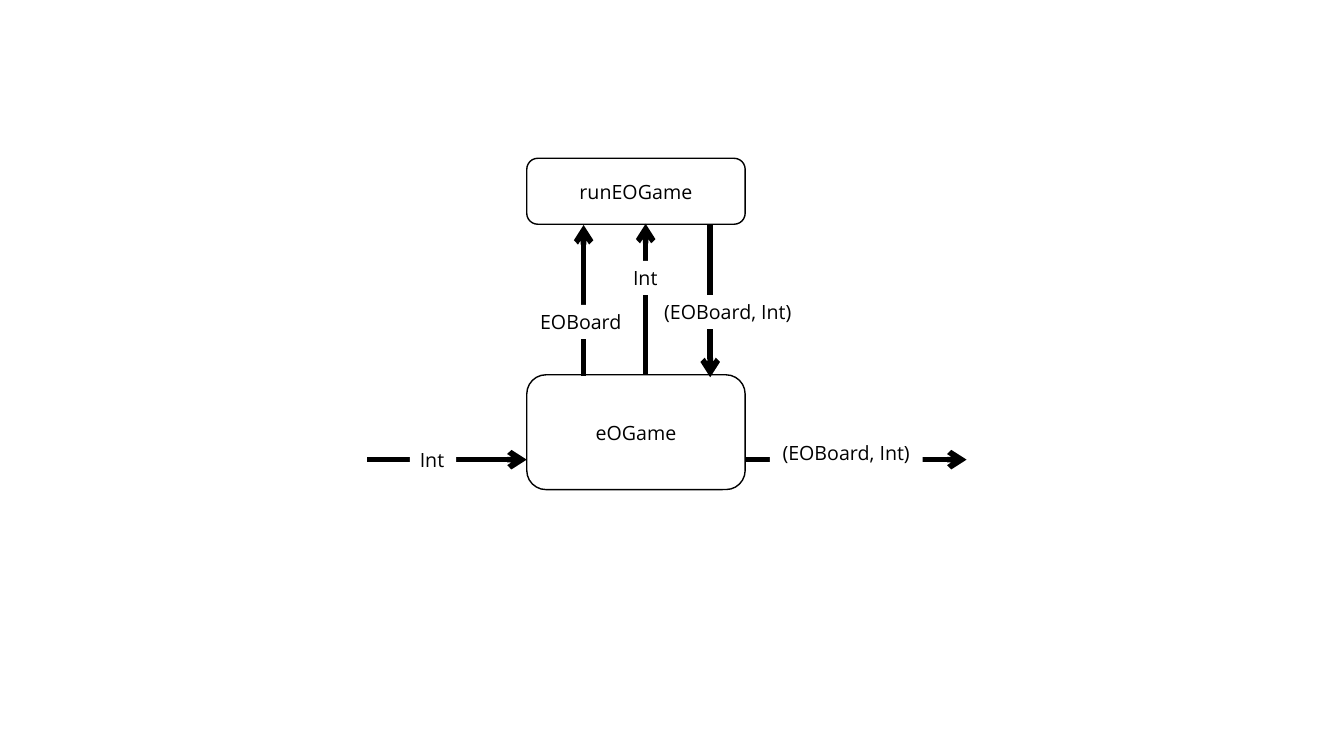
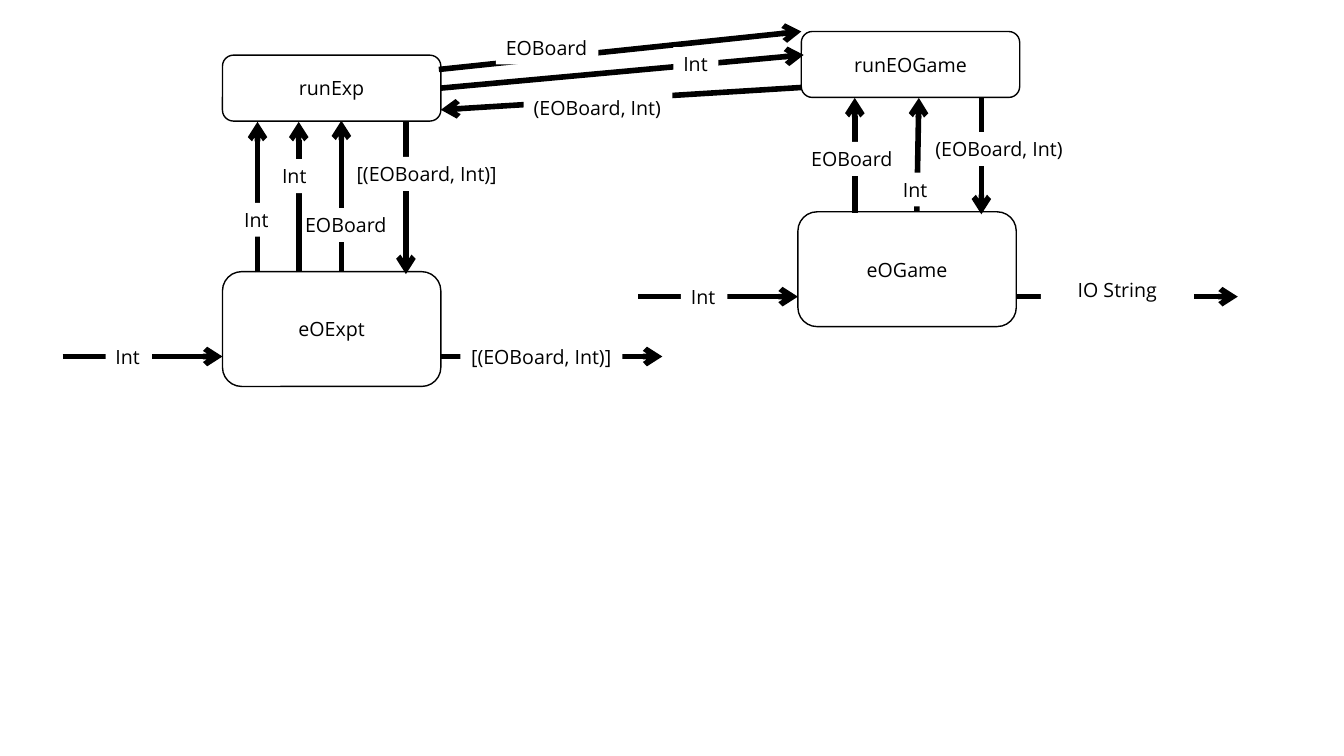
Before and after one commit to TheMattSykes/FunctionalProgrammingA3, a slide deck: slide 3 of Design.pptx. Drawn at 1344x756 pixels with LibreOffice and Linux fonts; fonts in the diff are those of the drawing. Boxes give left, top, right and bottom in pixels: in the first picture for what was removed or moved away, otherwise in the second. Text is boxed around its words. In the diff, an @@ line names an element or a change of style, - is before the commit and + after.

```diff
--- a/Design.pptx
+++ b/Design.pptx
@@ rounded rectangle added at (223, 55, 442, 121), fill #FFFFFF, outline #000000 1 pt, 14 pt, text #000000 @@
+runExp
@@ arrow added from (439, 70) to (802, 31), #000000 4 pt @@
@@ arrow added from (441, 88) to (804, 54), #000000 4 pt @@
@@ text added at (506, 40, 587, 56), 14 pt, text #000000 @@
+EOBoard
@@ rectangle added at (674, 47, 719, 82), fill #FFFFFF, 14 pt, text #000000 @@
+Int
@@ rounded rectangle "runEOGame": place and size @@
-rounded rectangle "runEOGame" at (527, 158, 746, 224)
+rounded rectangle "runEOGame" at (802, 31, 1020, 97)
@@ arrow added from (802, 88) to (441, 110), #000000 4 pt @@
@@ text added at (534, 100, 661, 118), 14 pt, text #000000 @@
+(EOBoard, Int)
@@ arrow moved from (584, 376) - (584, 225) to (855, 213) - (855, 98) @@
@@ arrow moved from (646, 374) - (646, 224) to (918, 212) - (920, 98) @@
@@ arrow moved from (711, 225) - (711, 377) to (982, 98) - (982, 215) @@
@@ arrow added from (258, 272) to (258, 122), #000000 4 pt @@
@@ arrow added from (298, 272) to (298, 122), #000000 4 pt @@
@@ arrow added from (342, 271) to (342, 121), #000000 4 pt @@
@@ arrow added from (406, 122) to (406, 274), #000000 4 pt @@
@@ text "EOBoard": place and size @@
-text "EOBoard" at (540, 314, 621, 330)
+text "EOBoard" at (811, 151, 892, 167)
@@ text added at (282, 169, 306, 184), 14 pt, text #000000 @@
+Int
@@ text at (357, 166, 497, 184): text changed @@
-(EOBoard, Int)
+[(EOBoard, Int)]
@@ rectangle "Int": place and size @@
-rectangle "Int" at (633, 271, 657, 286)
+rectangle "Int" at (893, 172, 939, 207)
@@ text added at (244, 213, 268, 228), 14 pt, text #000000 @@
+Int
@@ text added at (305, 217, 386, 233), 14 pt, text #000000 @@
+EOBoard
@@ rounded rectangle added at (223, 271, 442, 386), fill #FFFFFF, outline #000000 1 pt, 14 pt, text #000000 @@
+eOExpt
@@ 2 texts, 2 arrows, 1 rounded rectangle: place and size @@
-2 texts, 2 arrows, 1 rounded rectangle at (367, 304, 967, 490)
+2 texts, 2 arrows, 1 rounded rectangle at (638, 141, 1238, 327)
@@ text added at (1078, 282, 1156, 302), 14 pt, text #000000 @@
+IO String
@@ arrow added from (63, 357) to (223, 357), #000000 4 pt @@
@@ text added at (115, 350, 139, 365), 14 pt, text #000000 @@
+Int
@@ arrow added from (441, 357) to (662, 357), #000000 4 pt @@
@@ text added at (471, 349, 612, 367), 14 pt, text #000000 @@
+[(EOBoard, Int)]
```
Also in this commit, not shown: 1 slide added, 10 other files.
